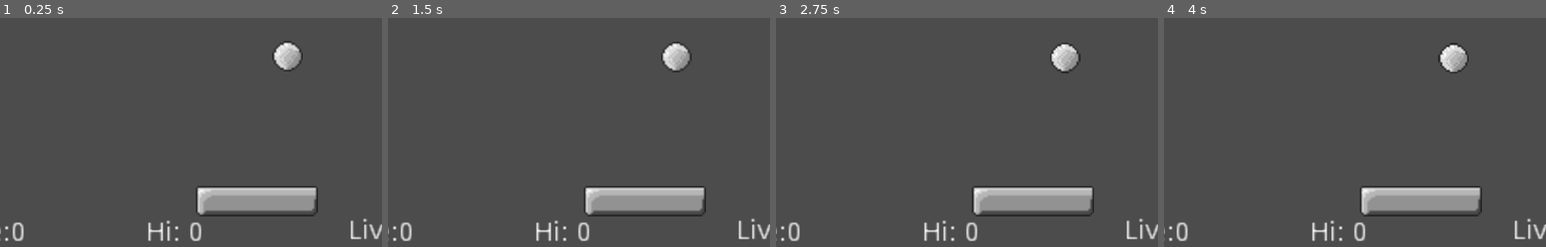
Above: before the commit, frames 1-4 (left to right).
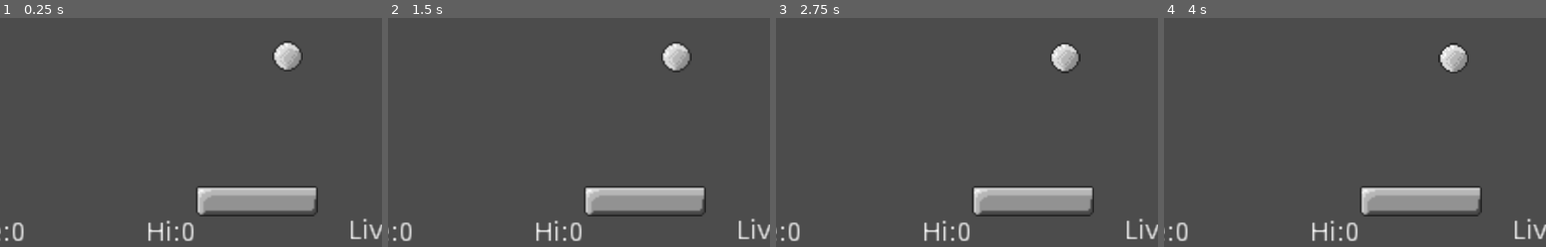
Above: after the commit, the same moments.

Repository: pokeparadox/godotoid
Game: Godot game, scene res://GameState.tscn
Two runs of this game, one before a commit and one after it. Both use one fixed random seed, a clock stepped at 60 frames per second and the inputs below. Sound files missing from this copy of the repository are replaced by a short silence.
Inputs:
- Up to frame 1 (0.25 s): no input
- Up to frame 2 (1.5 s): tap Enter at 0.5 s; hold Right (ui_right) 0.53-1.28 s; tap Space at 1.25 s; hold Left (ui_left) from 1.28 s (still down)
- Up to frame 3 (2.75 s): tap Enter at 2 s; release Left (ui_left) at 2.03 s; hold Right (ui_right) from 2.03 s (still down)
- Up to frame 4 (4 s): tap Space at 2.75 s; tap Enter at 3.5 s; release Right (ui_right) at 3.53 s; hold Left (ui_left) from 3.53 s (still down)
The pictures show only the part of the screen within x 8-58%, y 50-100%; the shares and areas given below are measured in that part.

The runs differ from the first frame. In frame 1, 0.3% of the frame differs, in the area x 47-53%, y 89-98%; in frame 2, 0.3%; in frame 3, 0.3%; in frame 4, 0.3%.

Commit message:
Added saving
Added save file for hiscore.
Added level progression (max speed tied to level - needs adjusting)

Diff:
--- a/Ball/Ball.gd
+++ b/Ball/Ball.gd
@@ -24,7 +24,7 @@
 
 func processCollision(collision):
 	speed += acceleration
-	speed = clamp(speed,startSpeed,maxSpeed)
+	speed = clamp(speed,startSpeed,maxSpeed + Global.level * 0.001)
 
 	if(collision.collider.is_in_group("Bouncy")):
 		velocity = velocity.bounce(collision.normal)
@@ -47,3 +47,5 @@
 
 func resetBall():
 	position = startPos
+	speed = startSpeed + Global.level * 0.001
+	velocity = velocity.normalized() * speed
--- a/GameState.gd
+++ b/GameState.gd
@@ -8,6 +8,8 @@
 	setLives(Global.StartLives)
 	setScore(0)
 	setupBricks()
+	Global.loadSave()
+	setHiScore(Global.hiScore)
 
 func setupBricks():
 	var halfWidth = $Brick/Sprite.texture.get_width()/2
@@ -85,3 +87,4 @@
 func setHiScore(hi):
 	Global.hiScore = hi
 	$HiScore.text = "Hi:" + String(hi)
+	Global.saveHiScore()
--- a/Global.gd
+++ b/Global.gd
@@ -3,15 +3,38 @@
 
 # Declare member variables here. Examples:
 var BallHeight = 1
-const BonusPoints = 1000
-const BrickBreakPoints = 50
+const BonusPoints = 100
+const BrickBreakPoints = 5
 const BouncePoint = 1
 const StartLives = 3
 var score = 0
 var hiScore = 0
 var level = 1
 var lives = 3
+var saveFile = File.new()
+var savePath = "user://savegame.save"
+var saveData = {"highscore": 0}
 
+func createSave():
+   saveFile.open(savePath, File.WRITE)
+   saveFile.store_var(saveData)
+   saveFile.close()
 
 func setBallHeight(screenHeight):
 	BallHeight = 1 + ((OS.get_screen_size().y-screenHeight)/OS.get_screen_size().y)*3
+
+func _ready():
+	if(!saveFile.file_exists(savePath)):
+		createSave()
+
+func saveHiScore():
+	saveData["highscore"] = hiScore
+	saveFile.open(savePath, File.WRITE)
+	saveFile.store_var(saveData)
+	saveFile.close()
+
+func loadSave():
+	saveFile.open(savePath, File.READ)
+	saveData = saveFile.get_var()
+	saveFile.close()
+	hiScore = saveData["highscore"]
--- a/Paddle/Paddle.gd
+++ b/Paddle/Paddle.gd
@@ -6,7 +6,7 @@
 
 # Called every frame. 'delta' is the elapsed time since the previous frame.
 func _process(_delta):
-	var _result = move_and_collide(Vector2(movementDirection * moveRate, 0))
+	var _result = move_and_collide(Vector2(movementDirection * (moveRate + Global.level * 0.001) , 0))
 
 func _input(event):
 	if(event.is_action("ui_left") && !event.is_action_released("ui_left")):
Not shown: 6 places in GameState.tscn that only renumber resources
